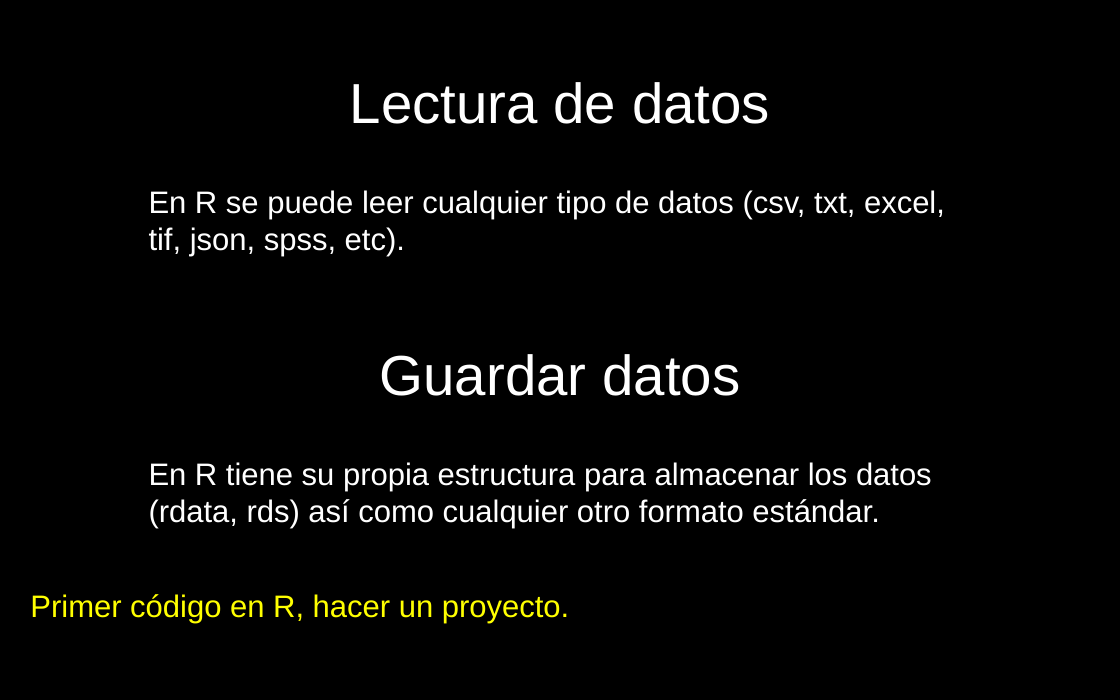
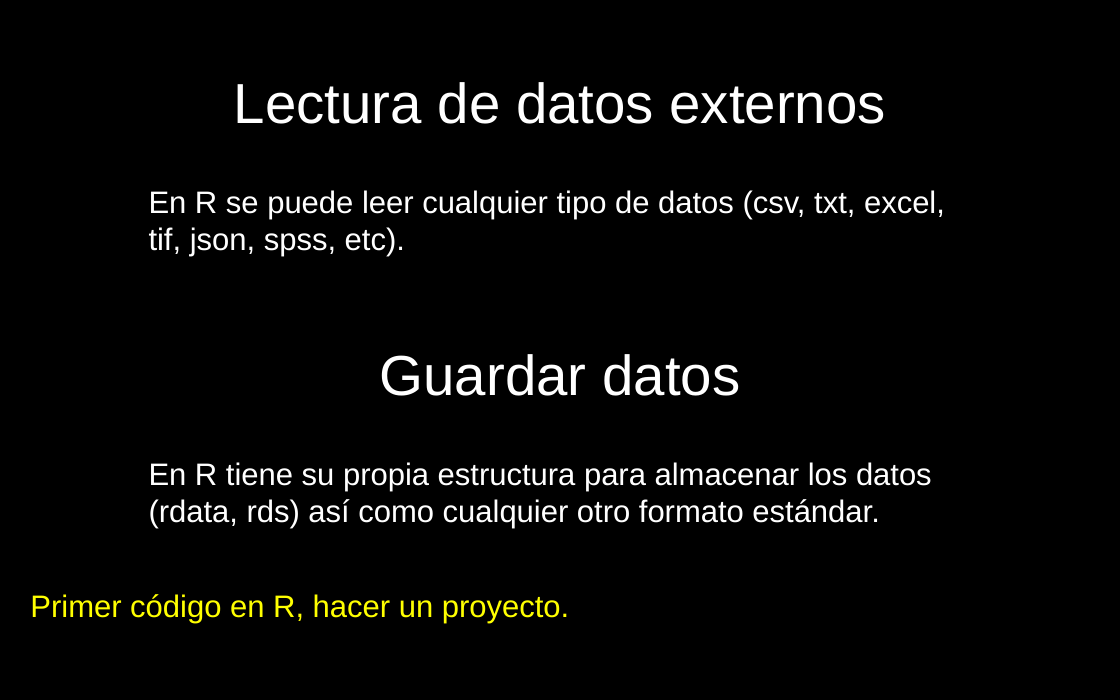
Before and after one commit to lebalcazar/R_IITCA, a slide deck: slide 13 of Presentacion/presentacion_01.odp (slide 8 before the commit). Drawn at 1120x700 pixels with LibreOffice and Linux fonts; fonts in the diff are those of the drawing. Boxes give left, top, right and bottom in pixels: in the first picture for what was removed or moved away, otherwise in the second. Text is boxed around its words. In the diff, an @@ line names an element or a change of style, - is before the commit and + after.

```diff
--- a/Presentacion/presentacion_01.odp
+++ b/Presentacion/presentacion_01.odp
@@ title at <box>234,82,886,124</box>: text changed @@
-Lectura de datos
+Lectura de datos externos
```
Also in this commit, not shown: 1 other slide changed, 6 slides added, 3 slides removed, 1 other file.
